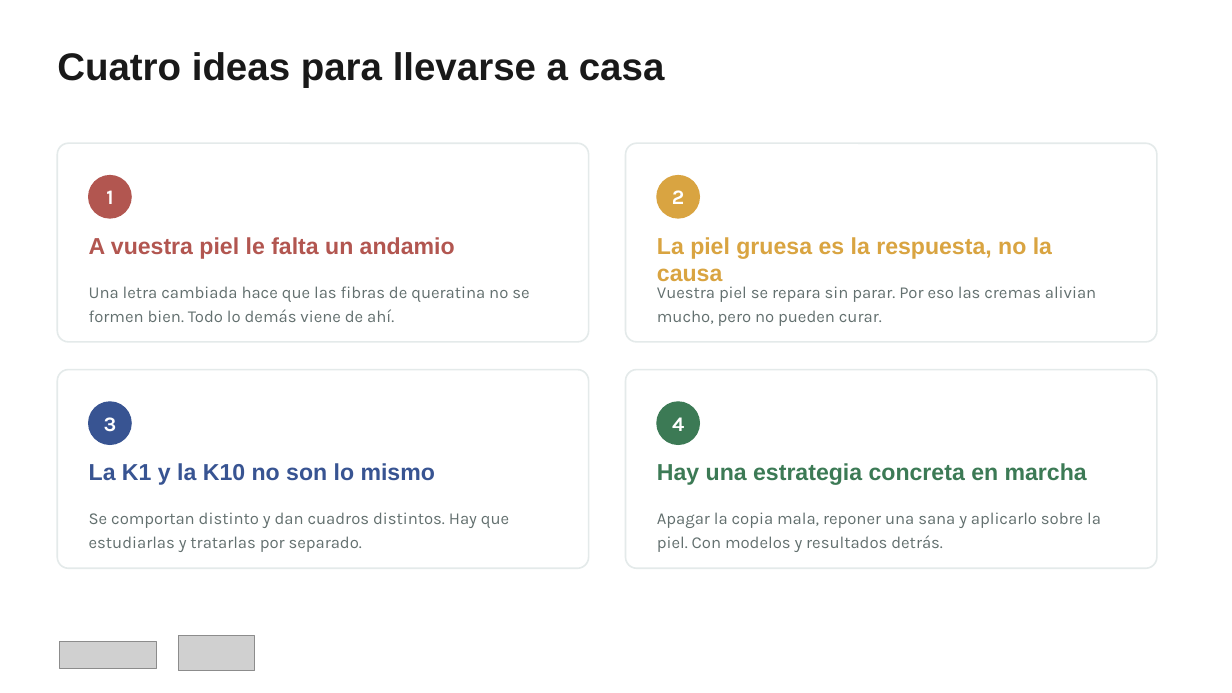
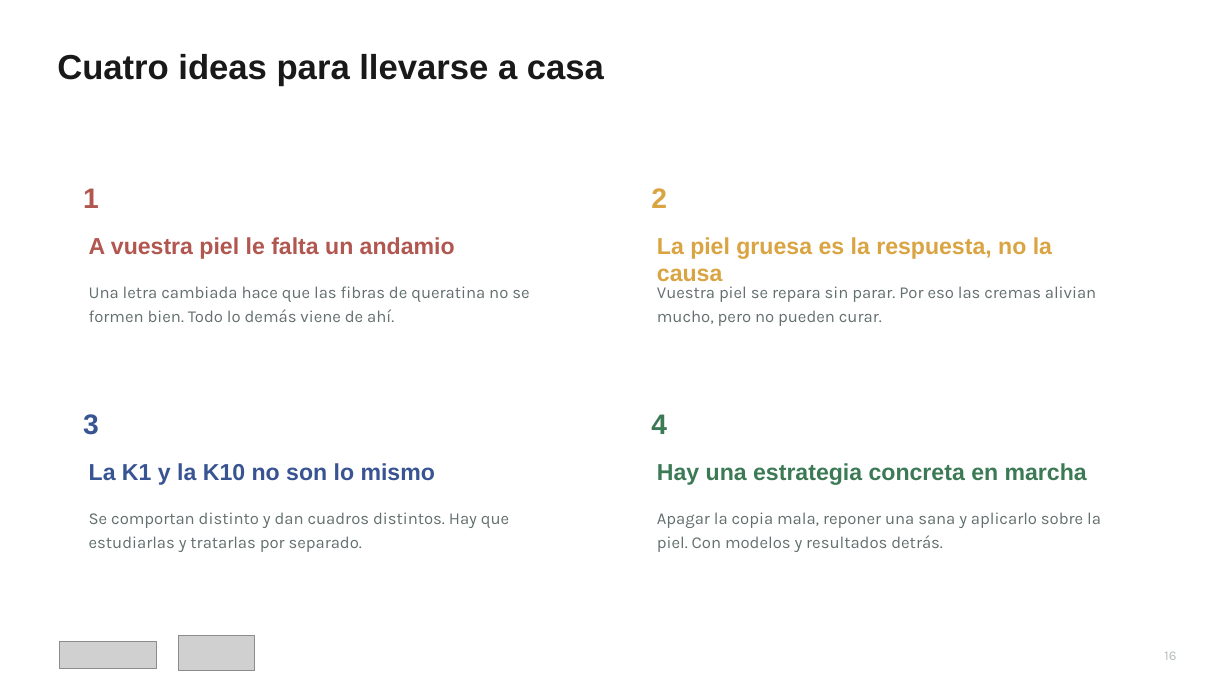
Before and after one commit to mariazubilase-wq/tesis, a slide deck: slide 17 of Ictiosis_epidermolitica_pacientes_20min.pptx. Drawn at 1232x693 pixels with LibreOffice and Linux fonts; fonts in the diff are those of the drawing; grey boxes stand for pictures. Boxes give left, top, right and bottom in pixels: in the first picture for what was removed or moved away, otherwise in the second. Text is boxed around its words. In the diff, an @@ line names an element or a change of style, - is before the commit and + after.

```diff
--- a/Ictiosis_epidermolitica_pacientes_20min.pptx
+++ b/Ictiosis_epidermolitica_pacientes_20min.pptx
@@ text "Cuatro ideas para llevarse a ..." at (x1=57, y1=54, x2=604, y2=86): size 30 to 27 pt @@
@@ rounded rectangle removed at (x1=57, y1=143, x2=589, y2=342) @@
@@ rounded rectangle removed at (x1=626, y1=143, x2=1157, y2=342) @@
@@ text "1" at (x1=83, y1=188, x2=99, y2=208): size 16 to 22 pt, font Karla to Arial, text colour #FFFFFF to #B25650; alignment centre to left @@
@@ ellipse removed at (x1=89, y1=176, x2=131, y2=218) @@
@@ text "2" at (x1=651, y1=188, x2=667, y2=208): size 16 to 22 pt, font Karla to Arial, text colour #FFFFFF to #D9A441; alignment centre to left @@
@@ ellipse removed at (x1=657, y1=176, x2=700, y2=218) @@
@@ rounded rectangle removed at (x1=57, y1=370, x2=589, y2=568) @@
@@ rounded rectangle removed at (x1=626, y1=370, x2=1157, y2=568) @@
@@ text "3" at (x1=83, y1=414, x2=99, y2=435): size 16 to 22 pt, font Karla to Arial, text colour #FFFFFF to #385492; alignment centre to left @@
@@ ellipse removed at (x1=89, y1=402, x2=131, y2=445) @@
@@ text "4" at (x1=651, y1=414, x2=667, y2=434): size 16 to 22 pt, font Karla to Arial, text colour #FFFFFF to #3C7A55; alignment centre to left @@
@@ ellipse removed at (x1=657, y1=402, x2=700, y2=445) @@
@@ text added at (x1=1164, y1=652, x2=1176, y2=660), 10.5 pt, text #B5BEBD @@
+16
```
Also in this commit, not shown: 16 other slides changed, 1 other file.
